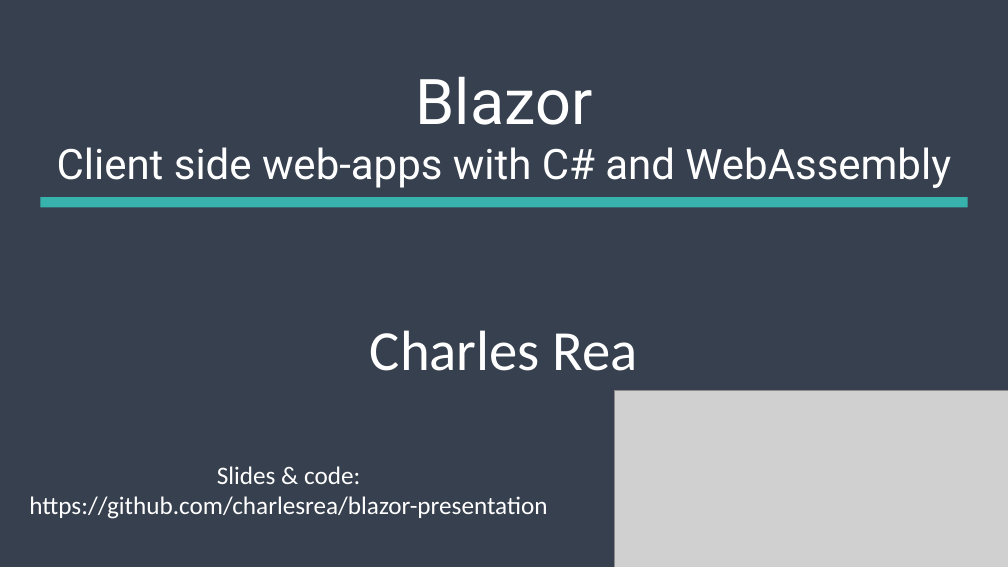
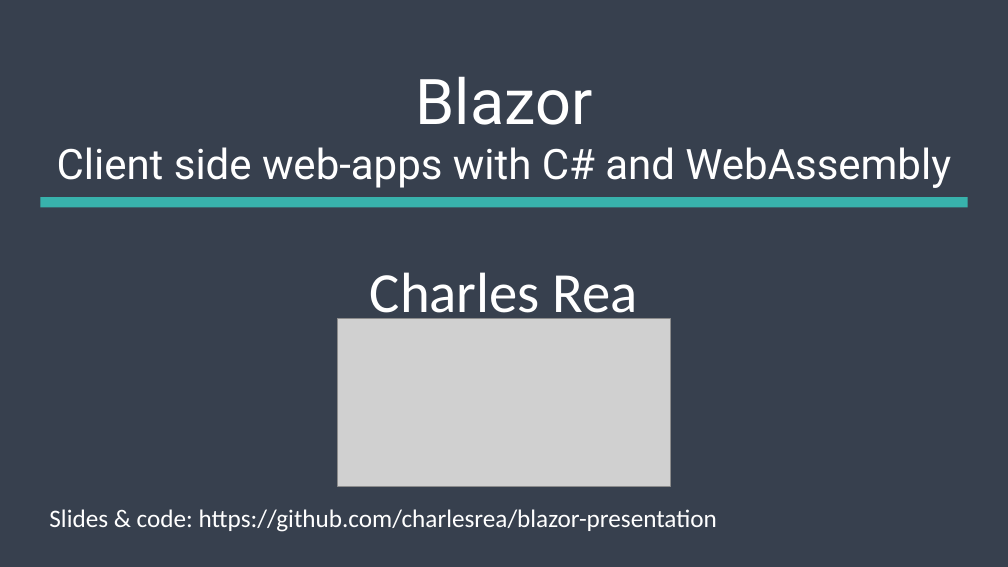
Before and after one commit to CharlesRea/blazor-presentation, a slide deck: slide 1 of Blazor.pptm. Drawn at 1008x567 pixels with LibreOffice and Linux fonts; fonts in the diff are those of the drawing; grey boxes stand for pictures. Boxes give left, top, right and bottom in pixels: in the first picture for what was removed or moved away, otherwise in the second. Text is boxed around its words. In the diff, an @@ line names an element or a change of style, - is before the commit and + after.

```diff
--- a/Blazor.pptm
+++ b/Blazor.pptm
@@ text "Charles Rea" rewrapped from box(370, 330, 638, 371) to box(370, 272, 638, 326) @@
@@ picture: place and size @@
-picture at box(614, 390, 1008, 567)
+picture at box(338, 318, 671, 486)
@@ text "Slides & code: https://github.com/charlesrea/blazor-presenta ..." rewrapped from box(29, 466, 547, 519) to box(49, 509, 717, 532) @@
```
Also in this commit, not shown: 46 other files.
